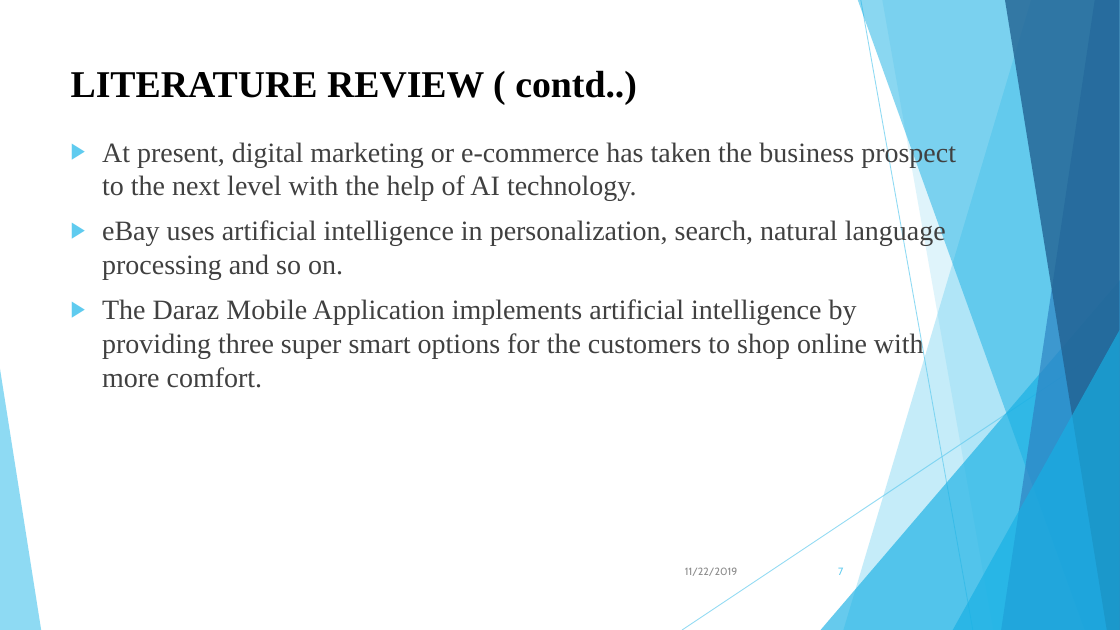
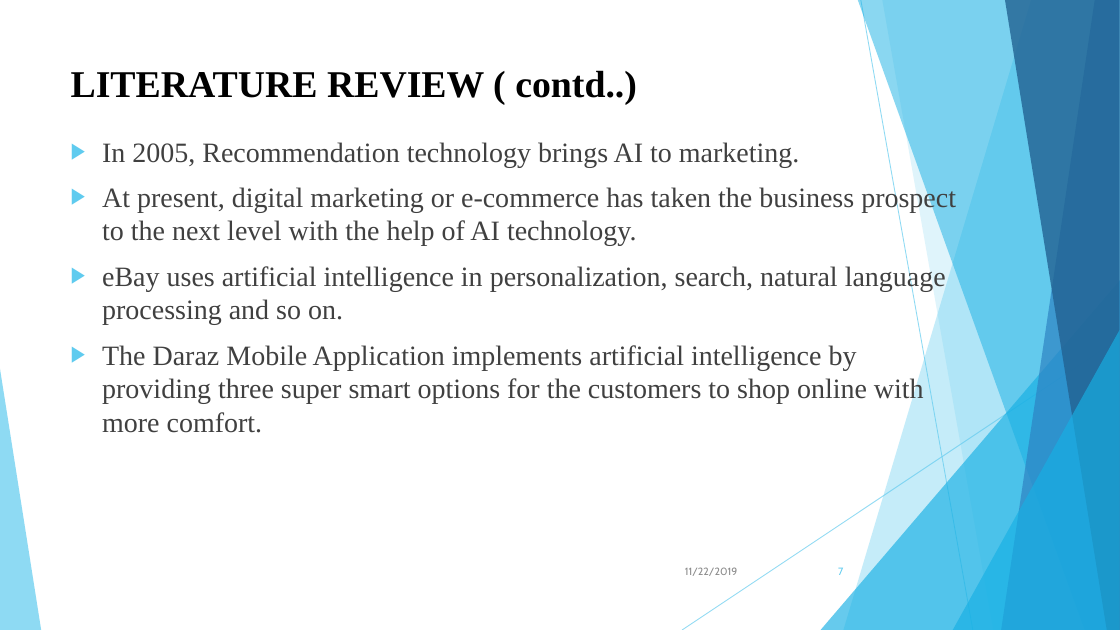
Before and after one commit to KojuOrg/E-Mart-Document, a slide deck: slide 7 of Proposal/Presentation/ProposalSlide.pptx. Drawn at 1120x630 pixels with LibreOffice and Linux fonts; fonts in the diff are those of the drawing. Boxes give left, top, right and bottom in pixels: in the first picture for what was removed or moved away, otherwise in the second. Text is boxed around its words. In the diff, an @@ line names an element or a change of style, - is before the commit and + after.

```diff
--- a/Proposal/Presentation/ProposalSlide.pptx
+++ b/Proposal/Presentation/ProposalSlide.pptx
@@ text at (102,142,799,167): paragraph added @@
+▶ In 2005, Recommendation technology brings AI to marketing.
```
Also in this commit, not shown: 1 other file.
